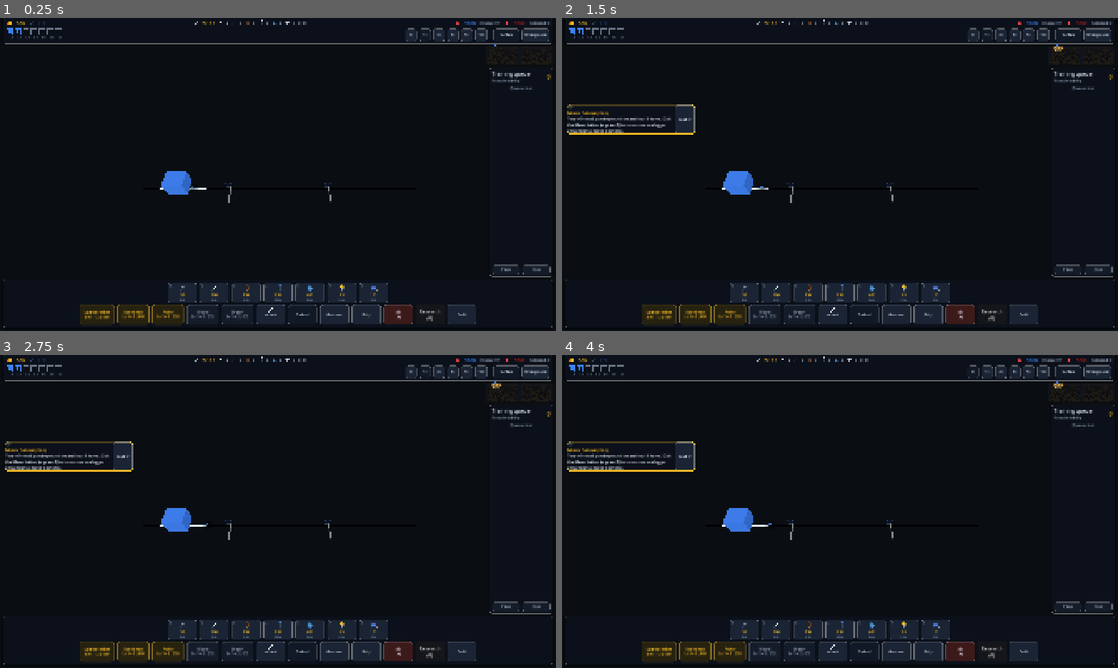
Above: before the commit, frames 1-4 (two rows, left to right).
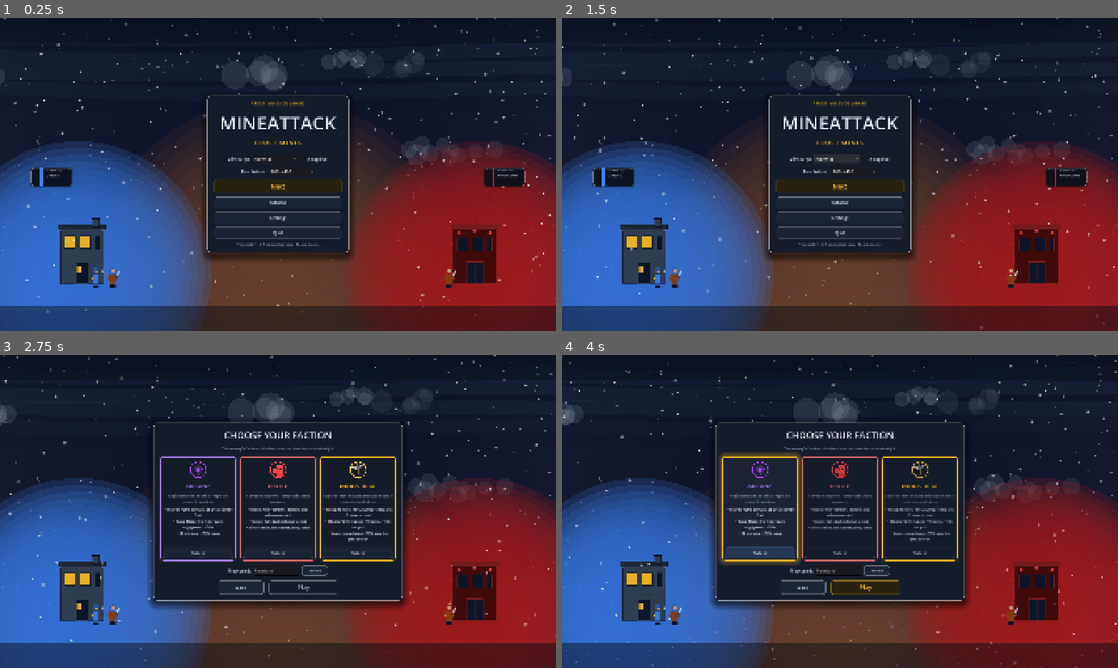
Above: after the commit, the same moments.

Repository: SZaidi00/mine-attack
Game: Godot game, scene res://scenes/ui/main_menu.tscn
The game is run twice, just before and just after one commit, with the same random seed, the same clock (stepped at 60 frames per second) and the same inputs. Before the commit the project starts from res://scenes/main_3d.tscn.
Inputs (mouse positions are in pixels of both pictures, inside the frame that each line leads up to):
- Up to frame 1 (0.25 s): no input
- Up to frame 2 (1.5 s): click (834, 158) at 0.5 s, where only the run after the commit has a clickable "Normal"; click (834, 158) at 1.25 s, where only the run after the commit has a clickable "Normal"
- Up to frame 3 (2.75 s): click (278, 524) at 2 s, where only the run after the commit has a clickable "Next"
- Up to frame 4 (4 s): click (973, 370) at 2.75 s, where only the run before the commit has a clickable "⏸"; click (762, 552) at 3.5 s, where only the run after the commit has a clickable "Select"

The runs differ from the first frame. In frame 1, 74% of the frame differs, in the area x 0-100%, y 0-100%; in frame 2, 73%; in frame 3, 66%; in frame 4, 69%.

Commit message:
review fixes

Diff:
--- a/project.godot
+++ b/project.godot
@@ -11,7 +11,7 @@
 [application]
 
 config/name="MineAttack"
-run/main_scene="res://scenes/main_3d.tscn"
+run/main_scene="res://scenes/ui/main_menu.tscn"
 config/features=PackedStringArray("4.7", "GL Compatibility")
 config/icon="res://icon.svg"
 
--- a/scripts/three_d/main_3d.gd
+++ b/scripts/three_d/main_3d.gd
@@ -45,11 +45,14 @@
 	# scene enters the tree normally), then hide its CanvasItem layers: the
 	# sim keeps running, only its 2D drawing is suppressed. The HUD
 	# (CanvasLayer) intentionally stays visible — Controls overlay a 3D
-	# viewport unchanged.
+	# viewport unchanged. current_scene stays this shell: Play Again
+	# (reload_current_scene) and Quit to Menu reload/free the shell, and
+	# _exit_tree takes the root-mounted sim down with it.
 	_sim = SIM_SCENE.instantiate()
 	get_tree().root.add_child.call_deferred(_sim)
 	await _sim.ready
-	get_tree().current_scene = _sim
+	if not is_inside_tree():
+		return
 	_sim.get_node("World").visible = false
 	_sim.get_node("Units").visible = false
 	_sim.get_node("Projectiles").visible = false
@@ -115,6 +118,9 @@
 
 
 func _edge_pan_dir() -> Vector2:
+	# Hovering an interactive HUD control (buttons, menus) must not pan.
+	if get_viewport().gui_get_hovered_control() != null:
+		return Vector2.ZERO
 	var window_size: Vector2i = get_window().size
 	if window_size.x <= 0:
 		return Vector2.ZERO
@@ -164,3 +170,19 @@
 			_focus = _surface_focus
 	_terrain.set_underground_view(underground)
 	_proxies.set_underground_view(underground)
+
+
+func _exit_tree() -> void:
+	# The sim is a child of the window root (so /root/Main resolves), not of
+	# this shell — free it or scene switches would leak it and leave a stale
+	# sim running under the next scene. Deferred: the root is busy propagating
+	# the tree exit right now, and the weakref makes a double-free (tests
+	# freeing Main themselves) a no-op. Runs before the next shell's deferred
+	# sim mount, so /root/Main is free by then.
+	if _sim == null or not is_instance_valid(_sim):
+		return
+	var sim_ref: WeakRef = weakref(_sim)
+	(func() -> void:
+		var s: Node = sim_ref.get_ref()
+		if s != null:
+			s.free()).call_deferred()
--- a/scripts/three_d/structure_proxy_3d.gd
+++ b/scripts/three_d/structure_proxy_3d.gd
@@ -14,6 +14,7 @@
 const WORLD_SCALE: float = 0.01
 const CELL: float = 32.0 * WORLD_SCALE
 const CONSTRUCTION_ALPHA: float = 0.55
+const REMEMBERED_COLOR := Color(0.3, 0.3, 0.32)
 const MINE_ENTRY_TEXTURE: Texture2D = preload("res://frost_mines_assets/props/mine_entry.png")
 
 static var _lantern_head_material: StandardMaterial3D
@@ -25,6 +26,10 @@
 var _underground_structure := false
 var _shows_in_both_layers := false
 var _mat: StandardMaterial3D
+var _grid: GridWorld
+var _cell: Vector2i
+var _base_color := Color.WHITE
+var _enemy := false
 
 
 static func create(s: Node2D, grid: GridWorld) -> StructureProxy3D:
@@ -58,6 +63,13 @@
 	var pos: Vector2 = s.global_position
 	p.position = Vector3(pos.x * WORLD_SCALE, 0.0, pos.y * WORLD_SCALE)
 
+	# Fog mirror inputs: the sim only flips .visible on enemy buildings/traps,
+	# so refresh() checks the fog map itself for every enemy structure.
+	p._grid = grid
+	p._cell = grid.world_to_grid(pos)
+	var team: Variant = s.get("team")
+	p._enemy = team != null and team == GameManager.Team.ENEMY
+
 	if s.has_signal("destroyed"):
 		s.connect("destroyed", p._on_destroyed)
 	s.tree_exiting.connect(p._on_destroyed)
@@ -75,6 +87,7 @@
 
 
 func _build_box(color: Color, size: Vector3, sink: float) -> void:
+	_base_color = color
 	_mat.albedo_color = color
 	var box := MeshInstance3D.new()
 	var mesh := BoxMesh.new()
@@ -139,11 +152,27 @@
 	var layer_ok := true
 	if not _shows_in_both_layers:
 		layer_ok = (_underground_structure == underground_view)
-	visible = layer_ok and entity.visible
+	# The 2D sim only flips .visible per fog on enemy buildings/traps; every
+	# other enemy structure stays visible and is merely covered by the fog
+	# overlay. Mirror the fog honestly here: unexplored hides, remembered
+	# dims (like building.gd's gray modulate), visible shows.
+	var fog_ok := true
+	var remembered := false
+	if _enemy and _grid != null and is_instance_valid(_grid):
+		match _grid.fog_state_at(GameManager.Team.PLAYER, _cell):
+			0:
+				fog_ok = false
+			1:
+				remembered = true
+	visible = layer_ok and fog_ok and entity.visible
 	var built := true
 	if entity.has_method("is_built"):
 		built = bool(entity.call("is_built"))
-	_mat.albedo_color.a = 1.0 if built else CONSTRUCTION_ALPHA
+	var color := _base_color
+	if remembered:
+		color = color.lerp(REMEMBERED_COLOR, 0.7)
+	color.a = 1.0 if built else CONSTRUCTION_ALPHA
+	_mat.albedo_color = color
 	_mat.transparency = BaseMaterial3D.TRANSPARENCY_ALPHA if not built else BaseMaterial3D.TRANSPARENCY_DISABLED
 
 
--- a/scripts/three_d/terrain_3d.gd
+++ b/scripts/three_d/terrain_3d.gd
@@ -16,6 +16,7 @@
 
 const WORLD_SCALE: float = 0.01
 const REBUILD_INTERVAL: float = 0.15
+const FOG_REFRESH_INTERVAL: float = 0.5
 const CHUNK_COLS: int = 21
 const CHUNK_ROWS: int = 8
 
@@ -37,6 +38,7 @@
 var _dirty_all := false
 var _underground_view := false
 var _accum := 0.0
+var _fog_accum := 0.0
 
 
 func setup(grid: GridWorld) -> void:
@@ -117,6 +119,13 @@
 
 
 func _process(delta: float) -> void:
+	# Fog moves with vision every frame but emits no signals, and a few cell
+	# mutations (cave-in restore, ore respawn, depletion tint) are signal-less
+	# too — a slow full sweep keeps the projection convergent.
+	_fog_accum += delta
+	if _fog_accum >= FOG_REFRESH_INTERVAL:
+		_fog_accum = 0.0
+		_mark_all_dirty()
 	if _dirty.is_empty() and not _dirty_all:
 		return
 	_accum += delta
--- a/scripts/three_d/unit_proxy_3d.gd
+++ b/scripts/three_d/unit_proxy_3d.gd
@@ -158,6 +158,9 @@
 		var ratio := clampf(float(unit.hp) / float(max_hp), 0.0, 1.0)
 		_hp_bar.visible = ratio < 1.0 and ratio > 0.0
 		_hp_fg.scale.x = maxf(ratio, 0.001)
+		# QuadMesh scales about its center; shift left so the bar drains
+		# right-to-left from a fixed left edge.
+		_hp_fg.position.x = -HP_BAR_WIDTH * (1.0 - ratio) * 0.5
 		_hp_mat.albedo_color = Color(1.0 - ratio, 0.75 * ratio + 0.15, 0.15, 1.0)
 	else:
 		_hp_bar.visible = false
--- a/scripts/ui/main_menu.gd
+++ b/scripts/ui/main_menu.gd
@@ -747,7 +747,9 @@
 	FactionManager.set_player_faction(_selected_faction_id)
 	FactionManager.pick_random_enemy_faction()
 	GameManager.roll_ai_opener()
-	get_tree().change_scene_to_file("res://scenes/main.tscn")
+	# 3D conversion branch: Play enters the main_3d shell, which mounts the
+	# untouched main.tscn sim itself (on main this loads main.tscn directly).
+	get_tree().change_scene_to_file("res://scenes/main_3d.tscn")
 
 
 ## Empty or non-numeric seed field = fresh random map every match; a parsed
--- a/tests/test_3d_port.gd
+++ b/tests/test_3d_port.gd
@@ -4,6 +4,10 @@
 # the main_3d shell mounts the untouched sim at /root/Main, projects the
 # grid as 3D terrain, and mirrors live units/structures with proxies —
 # with zero changes to simulation code.
+
+class FakeEnemyStructure:
+	extends Node2D
+	var team: GameManager.Team = GameManager.Team.ENEMY
 
 var _shell: Node
 var _main: Node
@@ -14,17 +18,26 @@
 	GameManager.set_map_seed(7)
 	_shell = load("res://scenes/main_3d.tscn").instantiate()
 	get_tree().root.add_child(_shell)
+	# The sim mounts deferred; wait for it, then adopt it as current_scene so
+	# sim-spawned popups parent somewhere valid (in real play current_scene
+	# is the shell, owned by the menu/game-over scene flow).
+	for i in range(60):
+		await get_tree().process_frame
+		_main = get_node_or_null("/root/Main")
+		if _main != null:
+			break
+	get_tree().current_scene = _main
 
 
 func after_all() -> void:
 	# Free immediately (not queue_free): the next test script instantiates
 	# its own main.tscn and every hard-coded /root/Main lookup breaks if the
-	# name is still taken — the sim is a child of the tree root, NOT of the
-	# shell, so it must be freed explicitly.
+	# name is still taken. The shell frees the root-mounted sim itself in
+	# _exit_tree; the extra Main check is belt-and-braces.
+	_shell.free()
 	_main = get_node_or_null("/root/Main")
 	if _main != null:
 		_main.free()
-	_shell.free()
 	GameManager.clear_map_seed()
 
 
@@ -64,6 +77,7 @@
 		if (chunk as MeshInstance3D).mesh != null and chunk.mesh.get_surface_count() > 0:
 			built += 1
 	assert_gt(built, 0, "underground-view chunks rebuild")
+	terrain.set_underground_view(false)
 
 
 func test_unit_proxies_mirror_live_units() -> void:
@@ -80,3 +94,22 @@
 	var structures: int = _shell.get_node("World3D/Structures3D").get_child_count()
 	# 2 buildings + 2 mine entries + 1 ladder per mine entry (runtime-spawned).
 	assert_eq(structures, 6, "base structures get proxies incl. ladders")
+
+
+func test_enemy_structure_proxy_respects_fog() -> void:
+	await _frames(10)
+	var grid: GridWorld = _main.get_node("World/GridWorld") as GridWorld
+	var cell := Vector2i(35, 0)
+	assert_eq(grid.fog_state_at(GameManager.Team.PLAYER, cell), 0,
+		"precondition: enemy-side surface cell is unexplored")
+	# No sim group: the reconcile pass must not adopt this fake; the generic
+	# stand-in branch is enough to exercise the fog path.
+	var fake := FakeEnemyStructure.new()
+	_main.add_child(fake)
+	fake.global_position = grid.grid_to_world(cell)
+	var proxy := StructureProxy3D.create(fake, grid)
+	_shell.get_node("World3D/Structures3D").add_child(proxy)
+	proxy.refresh(false)
+	assert_false(proxy.visible, "enemy structure at an unexplored cell is hidden in 3D")
+	proxy.free()
+	fake.free()
Not shown, changed: AGENTS.md
Not shown, changed: roadmap/3d-conversion/phase-0-findings.md
Not shown, changed: roadmap/3d-conversion/phase-1-progress.md
